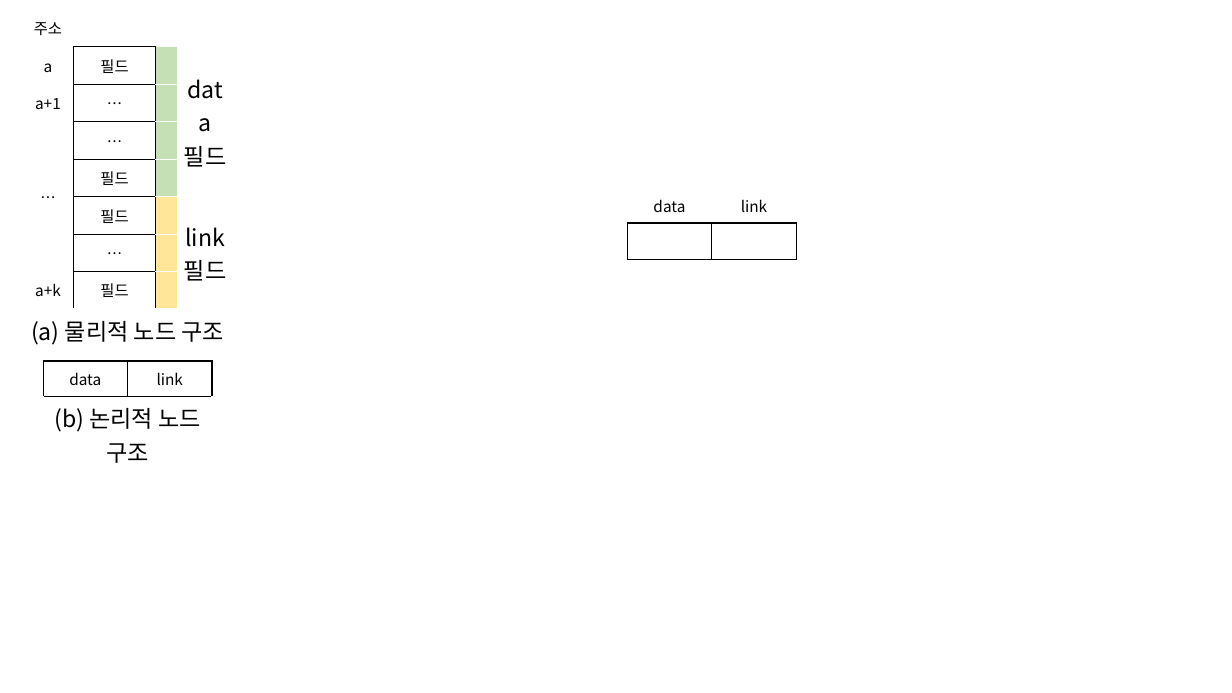
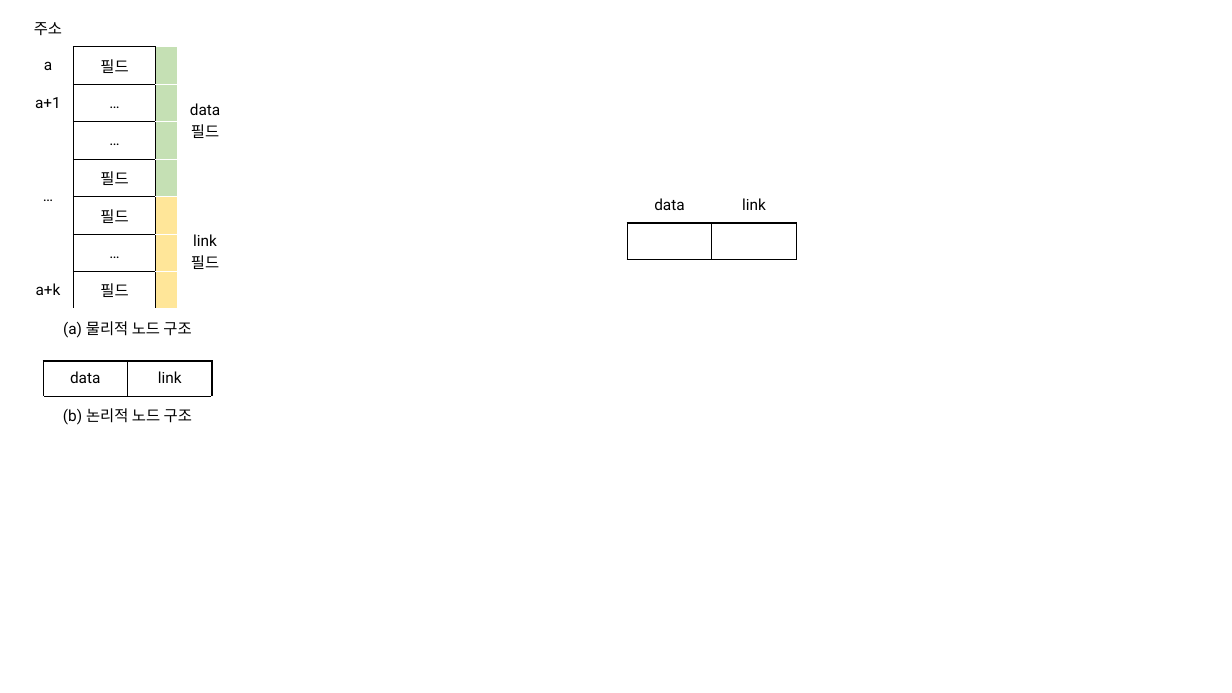
Before and after one commit to Rap0d/rap0d.github.io, a slide deck: slide 7 of assets/form/matrix.pptx (slide 6 before the commit). Drawn at 1232x693 pixels with LibreOffice and Linux fonts; fonts in the diff are those of the drawing. Boxes give left, top, right and bottom in pixels: in the first picture for what was removed or moved away, otherwise in the second. Text is boxed around its words. In the diff, an @@ line names an element or a change of style, - is before the commit and + after.

```diff
--- a/assets/form/matrix.pptx
+++ b/assets/form/matrix.pptx
@@ table at bbox=[22, 9, 232, 347] @@
-row 2, column 4: data 필드
+row 2, column 4: data필드
-row 6, column 4: link 필드
+row 6, column 4: link필드
@@ font Noto Sans CJK KR to Roboto in "주소", "a", "필드", "a+1" and 9 more places @@
@@ size 18 to 12 pt in "(a) 물리적 노드 구조" @@
@@ table at bbox=[628, 188, 796, 258] @@
@@ font Noto Sans CJK KR to Roboto @@
@@ table at bbox=[43, 361, 212, 434] @@
@@ font Noto Sans CJK KR to Roboto @@
@@ size 18 to 12 pt in "(b) 논리적 노드 구조" @@
```
Also in this commit, not shown: 8 other slides changed, 1 slide added, 2 other files.
